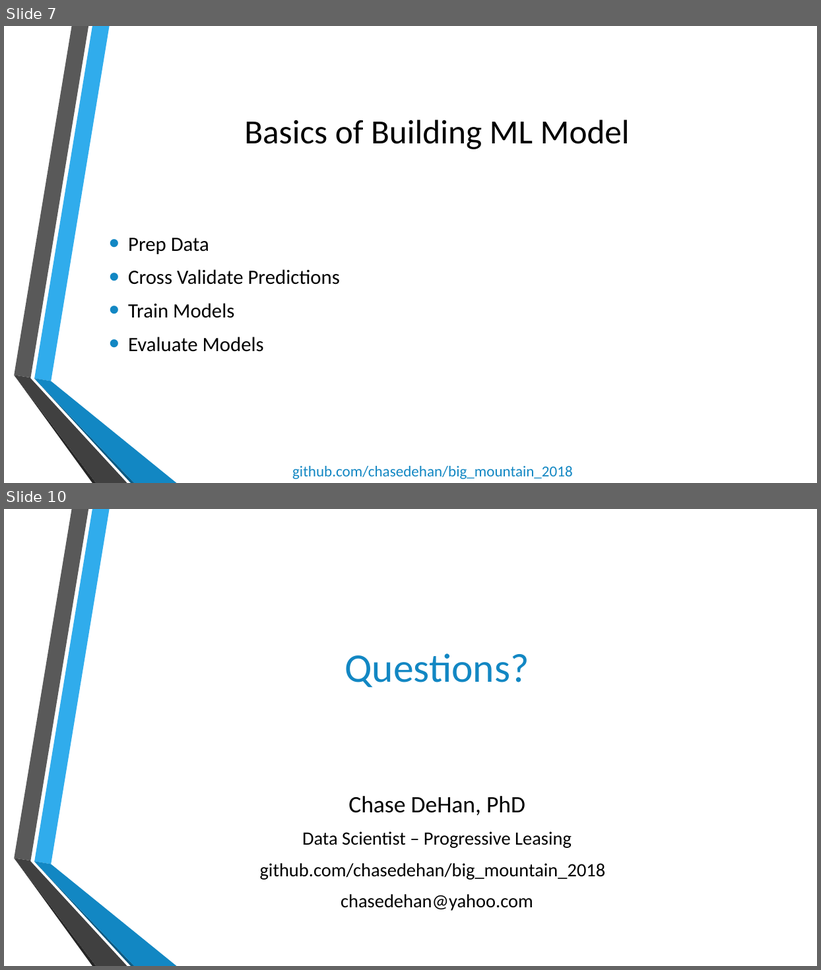
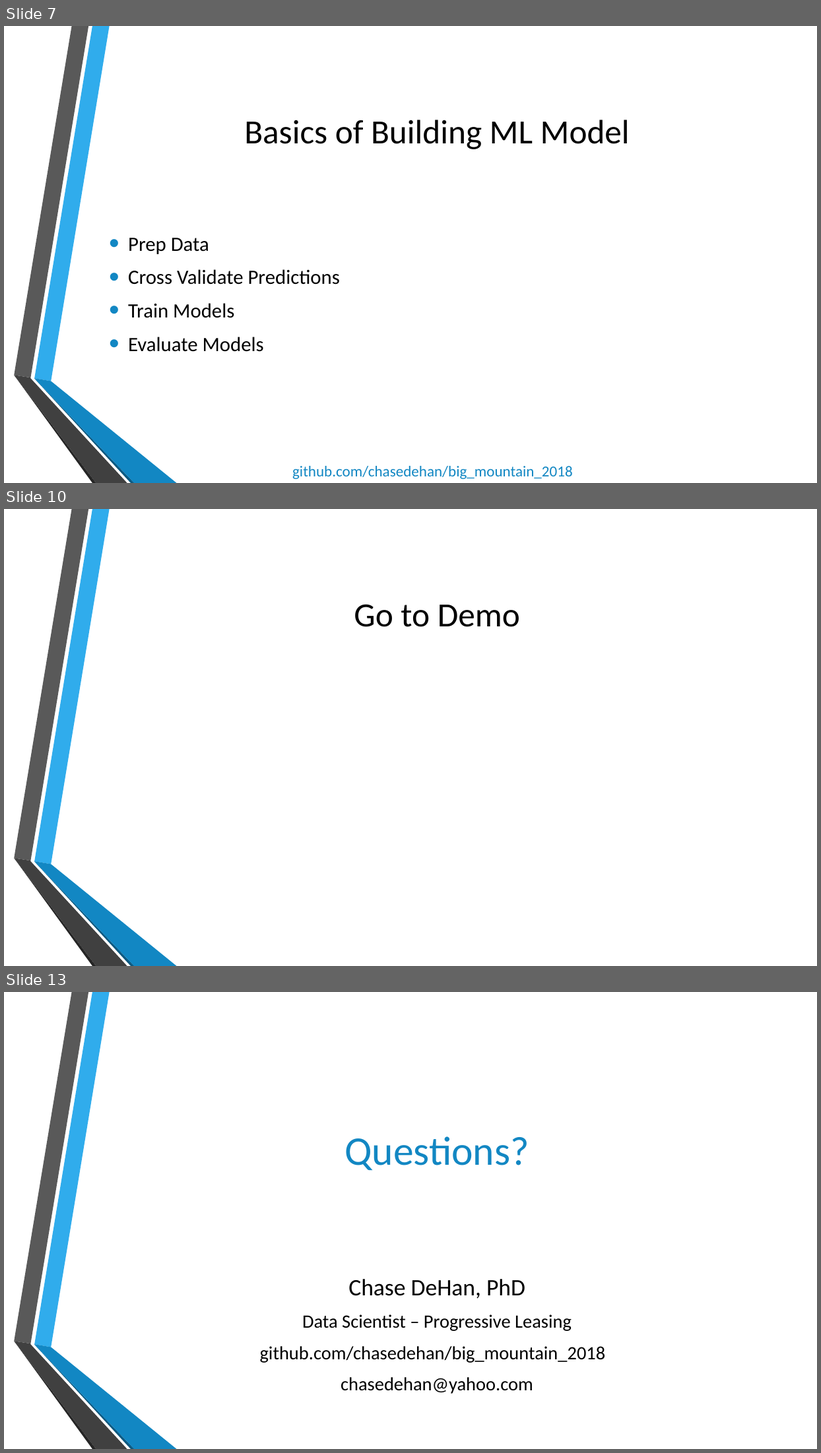
Before and after one commit to chasedehan/big_mountain_2018, a slide deck: Deploying Machine Learning APIs with Python.pptx. Shown one above the other, each under a label of ours: slides 7 and 10 before the commit, slides 7, 10 and 13 after it; the slides between them are not shown. The pictures are 821x970 and 821x1453 pixels, drawn with LibreOffice and Linux fonts; fonts in the diff are those of the drawing; background and template pictures are left out. Boxes give left, top, right and bottom in pixels: in the first picture for what was removed or moved away, otherwise in the second. Text is boxed around its words. In the diff, an @@ line names an element or a change of style, - is before the commit and + after.

```diff
--- a/Deploying Machine Learning APIs with Python.pptx
+++ b/Deploying Machine Learning APIs with Python.pptx
@@ slide 10 added at bbox=[4, 509, 817, 966], background picture (left out); not listed: 6 template elements that a slide beside it also shows @@
@@ title added at bbox=[354, 604, 520, 627], 40 pt, text #000000 @@
+Go to Demo
@@ what was slide 10 is now slide 13 @@
```
Also in this commit, not shown: 4 slides changed, 2 other slides added.
